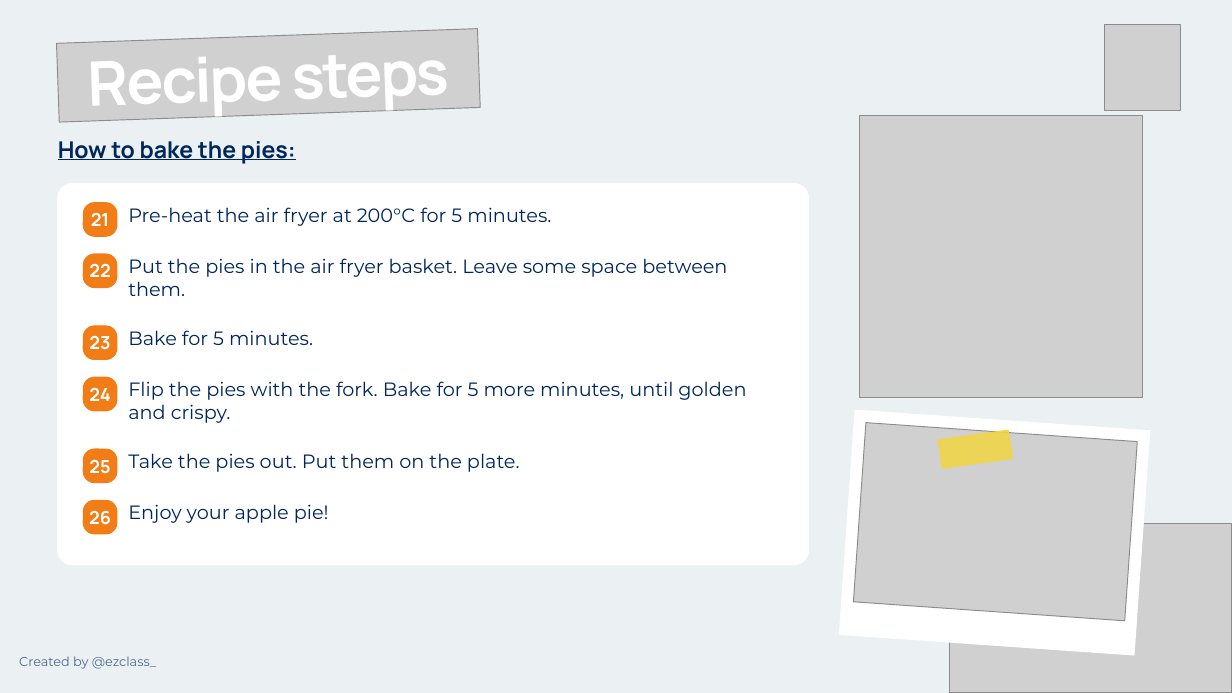
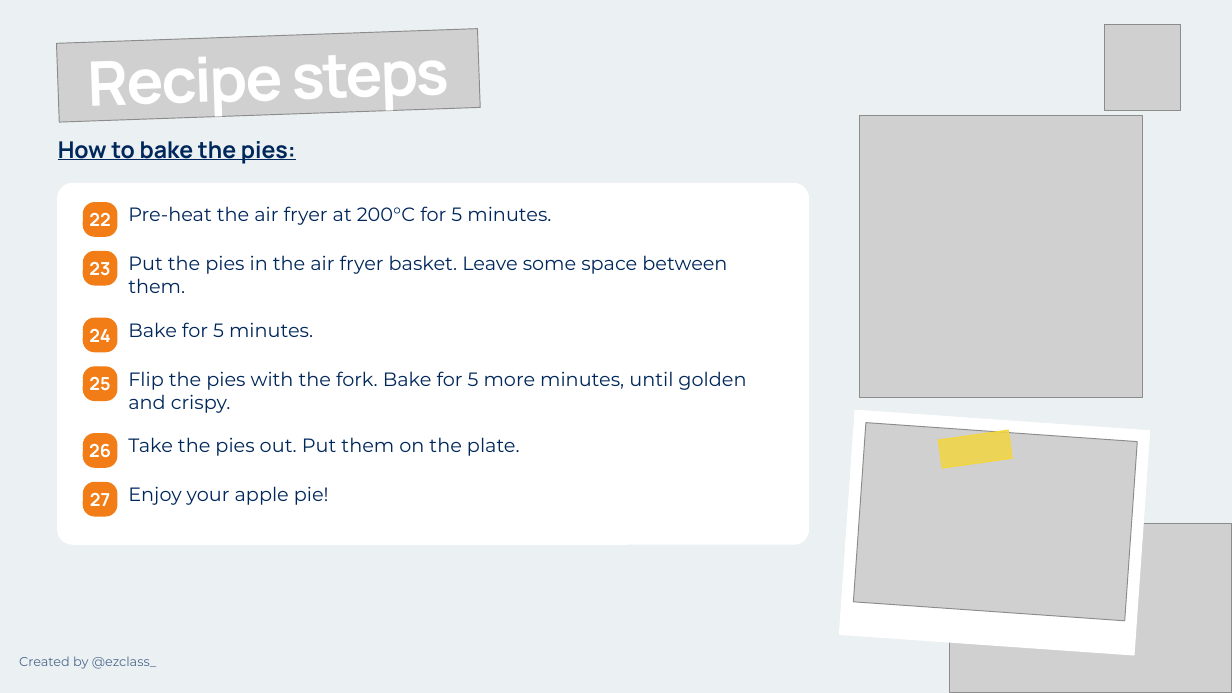
Before and after one commit to ezclassbr/cooking-class, a slide deck: slide 10 of art/deck/apple-pie-cooking-class.pptx. Drawn at 1232x693 pixels with LibreOffice and Linux fonts; fonts in the diff are those of the drawing; grey boxes stand for pictures. Boxes give left, top, right and bottom in pixels: in the first picture for what was removed or moved away, otherwise in the second. Text is boxed around its words. In the diff, an @@ line names an element or a change of style, - is before the commit and + after.

```diff
--- a/art/deck/apple-pie-cooking-class.pptx
+++ b/art/deck/apple-pie-cooking-class.pptx
@@ rounded rectangle resized from (x1=57, y1=184, x2=808, y2=565) to (x1=57, y1=184, x2=808, y2=544) @@
@@ rounded rectangle at (x1=57, y1=184, x2=808, y2=544): proportions changed @@
@@ text "22" moved from (x1=89, y1=263, x2=110, y2=277) to (x1=89, y1=212, x2=110, y2=226) @@
@@ text removed at (x1=91, y1=212, x2=110, y2=226) @@
-21
@@ text "23" moved from (x1=89, y1=335, x2=110, y2=350) to (x1=89, y1=261, x2=110, y2=276) @@
@@ text "24" moved from (x1=89, y1=387, x2=110, y2=401) to (x1=89, y1=328, x2=110, y2=342) @@
@@ 2 rounded rectangles, 1 text moved together from (x1=83, y1=326, x2=313, y2=410) to (x1=83, y1=318, x2=313, y2=400) @@
@@ text "25" moved from (x1=89, y1=459, x2=110, y2=474) to (x1=89, y1=376, x2=110, y2=391) @@
@@ text "Flip the pies with the ..." moved from (x1=128, y1=381, x2=746, y2=423) to (x1=128, y1=371, x2=746, y2=413) @@
@@ rounded rectangle moved from (x1=83, y1=449, x2=116, y2=482) to (x1=83, y1=433, x2=116, y2=467) @@
@@ text "26" moved from (x1=89, y1=510, x2=111, y2=525) to (x1=89, y1=443, x2=111, y2=458) @@
@@ text "Take the pies out. Put ..." moved from (x1=128, y1=453, x2=520, y2=472) to (x1=128, y1=437, x2=520, y2=456) @@
@@ rounded rectangle moved from (x1=83, y1=501, x2=116, y2=534) to (x1=83, y1=482, x2=116, y2=516) @@
@@ text added at (x1=90, y1=492, x2=110, y2=506), 14 pt, text #FFFFFF, bold @@
+27
@@ text "Enjoy your apple pie!" moved from (x1=128, y1=504, x2=329, y2=523) to (x1=128, y1=486, x2=329, y2=505) @@
```
Also in this commit, not shown: 4 other slides changed, 1 other file.
